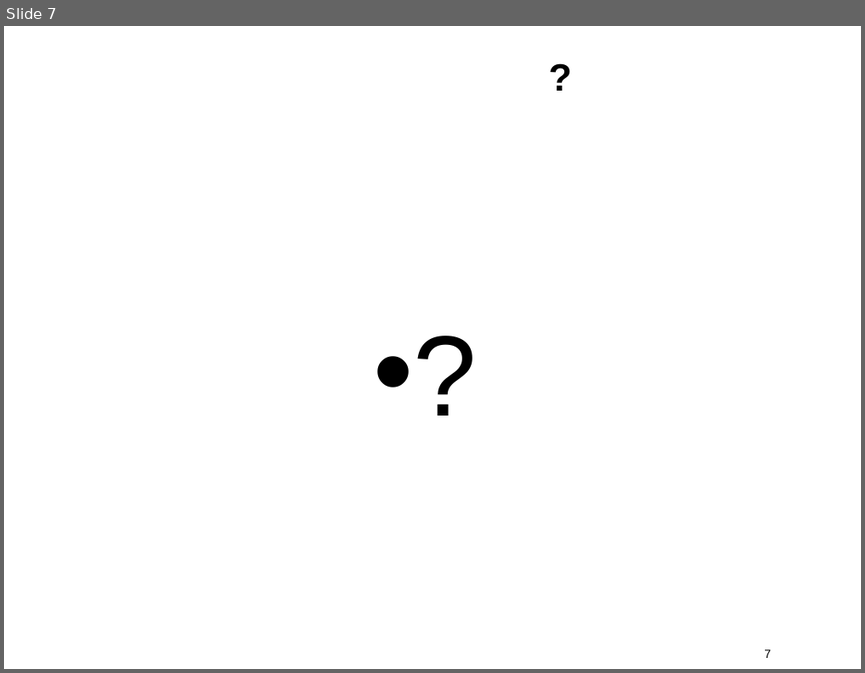
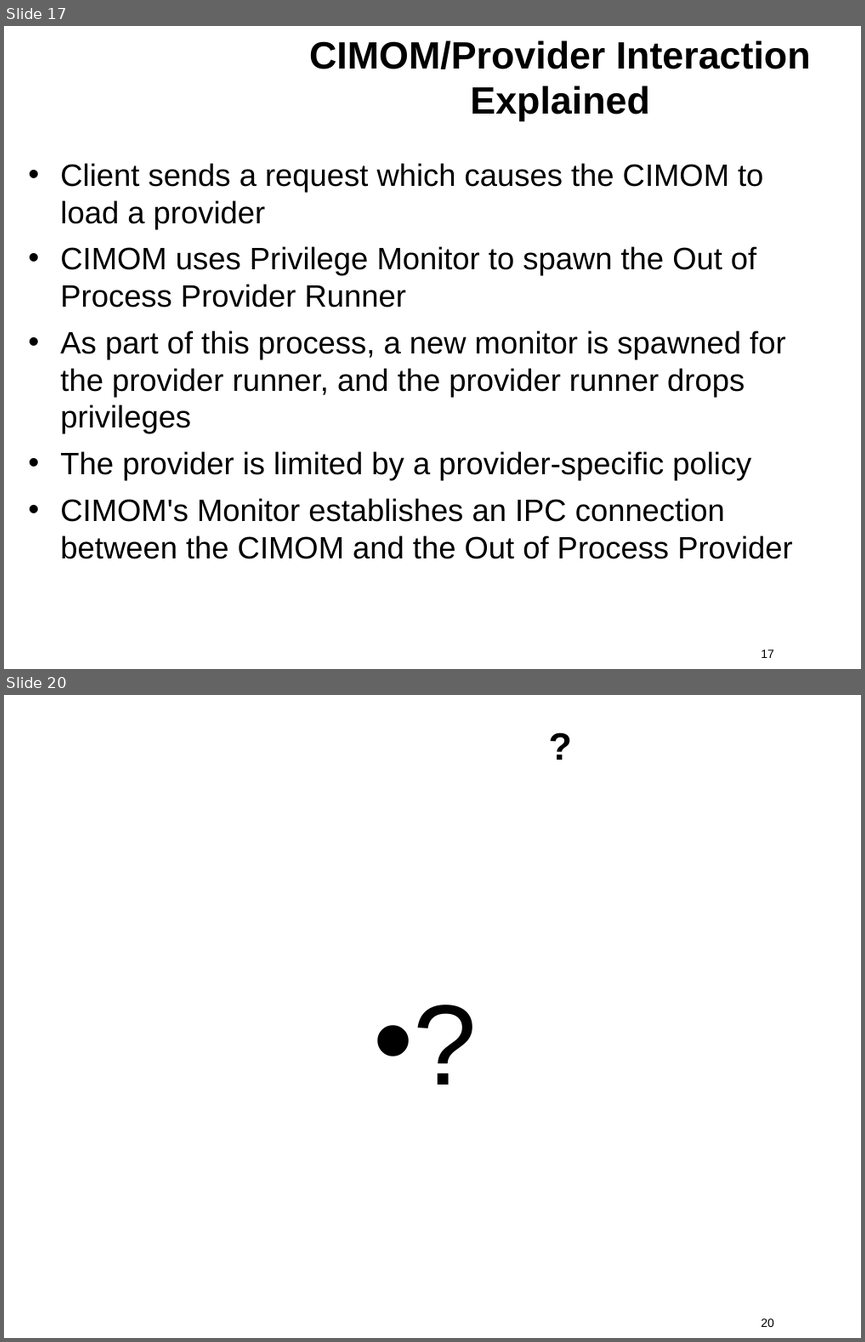
Before and after one commit to kkaempf/openwbem, a slide deck: doc/MDC-06-Security.odp. Shown one above the other, each under a label of ours: slide 7 before the commit, slides 17 and 20 after it; the slides between them are not shown. The pictures are 865x673 and 865x1342 pixels, drawn with LibreOffice and Linux fonts; fonts in the diff are those of the drawing; background and template pictures are left out. Boxes give left, top, right and bottom in pixels: in the first picture for what was removed or moved away, otherwise in the second. Text is boxed around its words. In the diff, an @@ line names an element or a change of style, - is before the commit and + after.

```diff
--- a/doc/MDC-06-Security.odp
+++ b/doc/MDC-06-Security.odp
@@ slide 17 added at (4,26,861,669), background #FFFFFF @@
@@ title added at (309,40,811,121), 32 pt, text #000000, bold @@
+CIMOM/Provider Interaction Explained
@@ text added at (60,163,792,559), 26 pt, text #000000 @@
+• Client sends a request which causes the CIMOM to load a provider
+• CIMOM uses Privilege Monitor to spawn the Out of Process Provider Runner
+• As part of this process, a new monitor is spawned for the provider runner, and the provider runner drops privileges
+• The provider is limited by a provider-specific policy
+• CIMOM's Monitor establishes an IPC connection between the CIMOM and the Out of Process Provider
@@ page number added at (760,649,774,658), 10 pt, text #000000 @@
+17
@@ what was slide 7 is now slide 20 @@
@@ page number at (760,1318,774,1327): text changed @@
-7
+20
```
Also in this commit, not shown: 4 slides changed, 14 other slides added, 2 slides removed.
